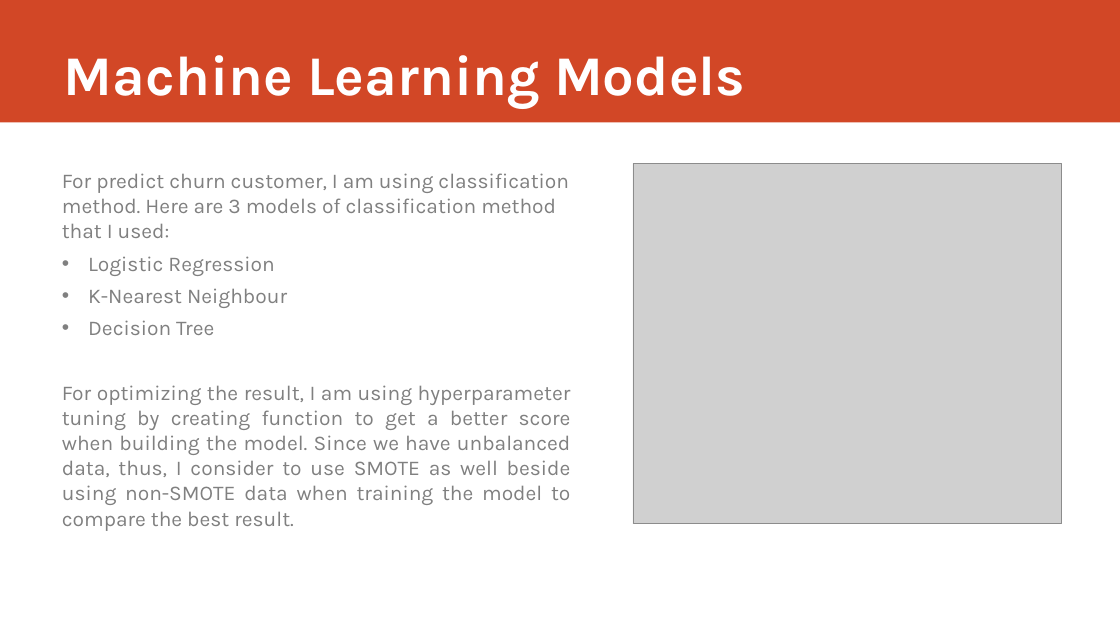
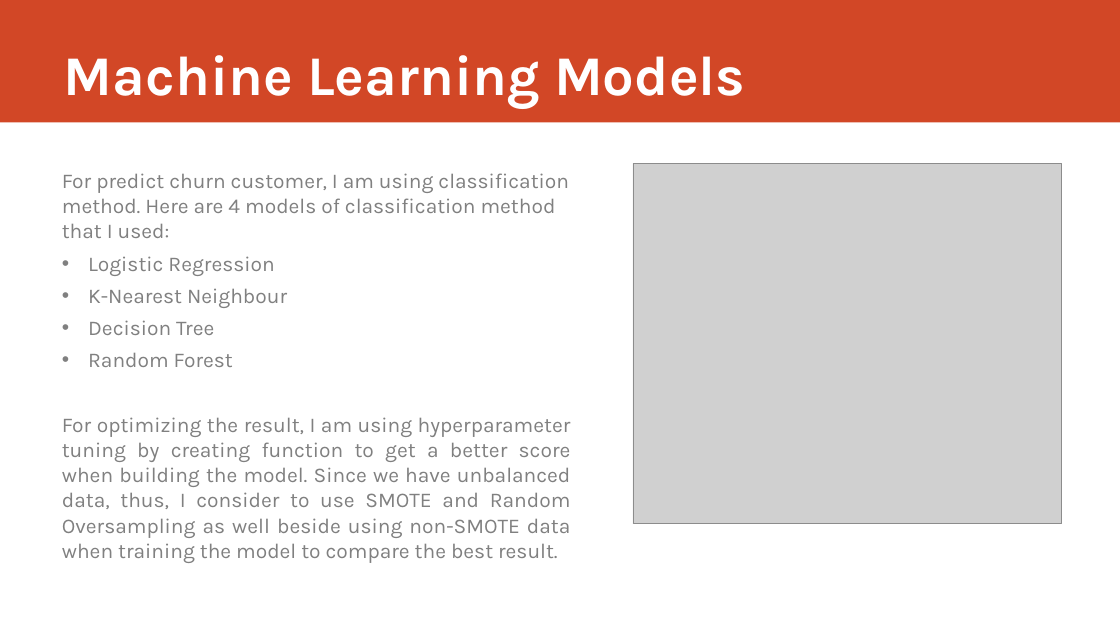
Before and after one commit to farah31/Final_Project_JCDS01_BKS_Telecom_Customer_Churn_Predict, a slide deck: slide 9 of Presentation.pptx. Drawn at 1120x630 pixels with LibreOffice and Linux fonts; fonts in the diff are those of the drawing; grey boxes stand for pictures. Boxes give left, top, right and bottom in pixels: in the first picture for what was removed or moved away, otherwise in the second. Text is boxed around its words. In the diff, an @@ line names an element or a change of style, - is before the commit and + after.

```diff
--- a/Presentation.pptx
+++ b/Presentation.pptx
@@ text at bbox=[62, 173, 569, 238]: text changed @@
-For predict churn customer, I am using classification method. Here are 3 models of classification method that I used:
+For predict churn customer, I am using classification method. Here are 4 models of classification method that I used:
@@ text at bbox=[62, 352, 571, 563]: text changed @@
-For optimizing the result, I am using hyperparameter tuning by creating function to get a better score when building the model. Since we have unbalanced data, thus, I consider to use SMOTE as well beside using non-SMOTE data when training the model to compare the best result.
+• Random Forest
+For optimizing the result, I am using hyperparameter tuning by creating function to get a better score when building the model. Since we have unbalanced data, thus, I consider to use SMOTE and Random Oversampling as well beside using non-SMOTE data when training the model to compare the best result.
```
Also in this commit, not shown: 1 other slide changed, 1 slide added, 3 other files.
